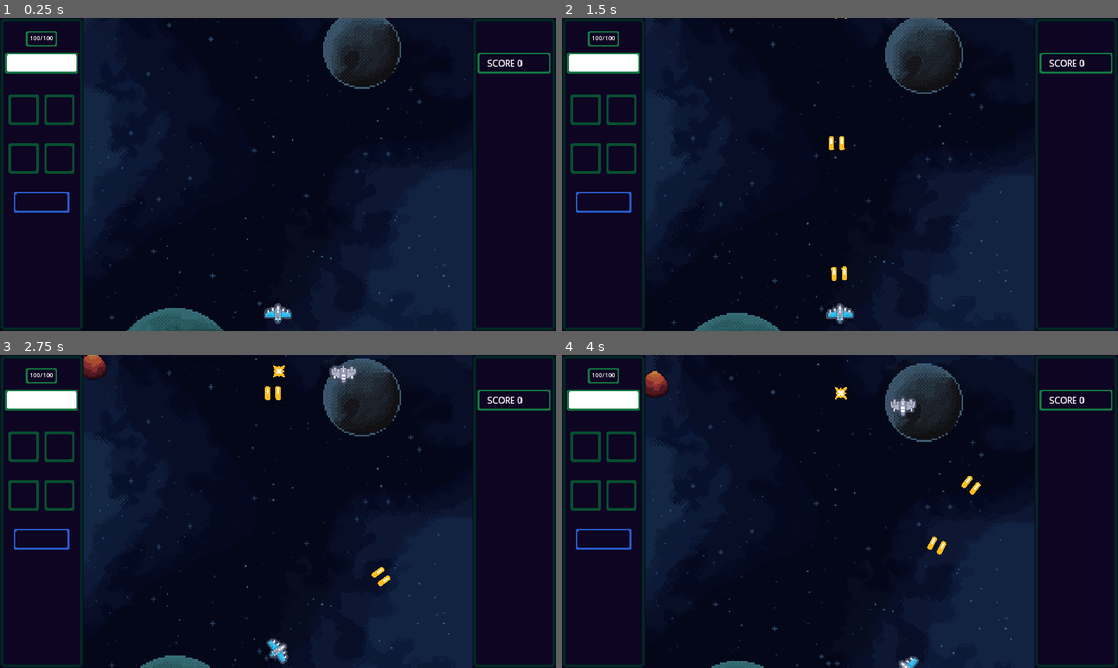
Above: before the commit, frames 1-4 (two rows, left to right).
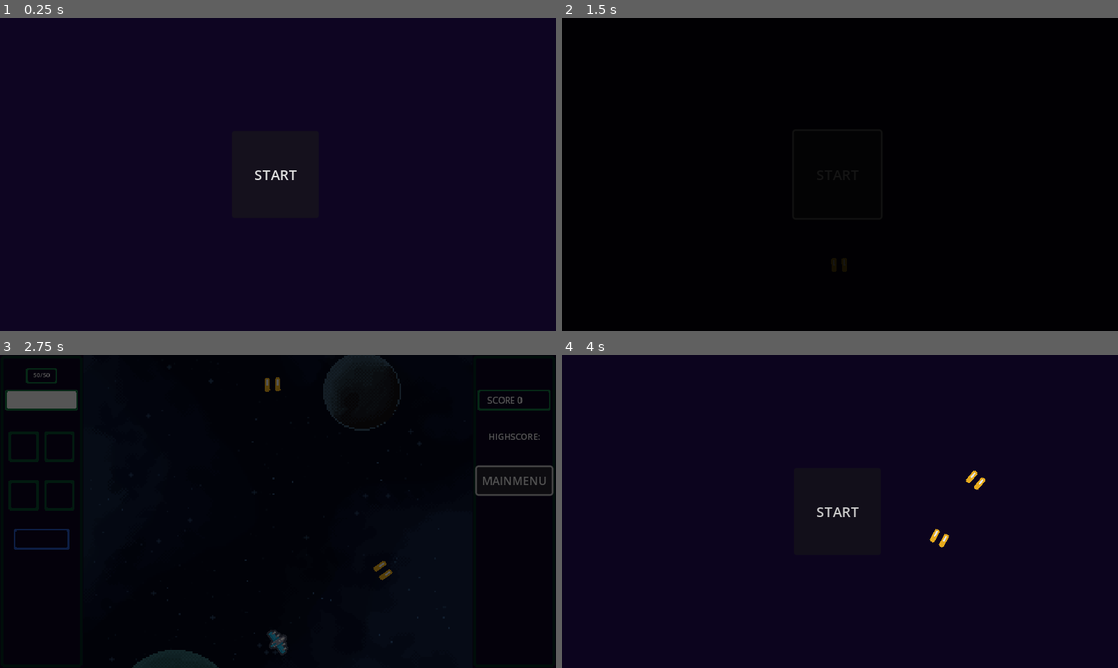
Above: after the commit, the same moments.

Repository: Deathofmatrix/23T3_GPG213_SHMUP
Game: Godot game, scene res://managers/scene_switcher.tscn
The game is run twice, just before and just after one commit, with the same random seed, the same clock (stepped at 60 frames per second) and the same inputs. Before the commit the project starts from res://levels/main_level.tscn. The engine's default icon, where the game draws it, is replaced by a stand-in: a white triangle on a blue panel in a dark square.
Inputs (mouse positions are in pixels of both pictures, inside the frame that each line leads up to):
- Up to frame 1 (0.25 s): no input
- Up to frame 2 (1.5 s): click (840, 174) at 0.5 s, where only the run after the commit has a clickable "START"; click (840, 174) at 1.25 s, where only the run after the commit has a clickable "START"
- Up to frame 3 (2.75 s): click (517, 480) at 2 s, where only the run after the commit has a clickable "MAINMENU"
- Up to frame 4 (4 s): move the mouse to (962, 495) at 2.77 s; press the mouse at (962, 495) at 2.78 s; hold D (right) 2.78-3.53 s; move the mouse to (728, 527) at 3.52 s; release the mouse at (728, 527) at 3.53 s; hold S (down) from 3.53 s (still down); right-click (728, 527) at 3.6 s

The runs differ from the first frame. In frame 1, 16% of the frame differs, in the area x 0-100%, y 0-100%; in frame 2, 73%; in frame 3, 37%; in frame 4, 19%.

Commit message:
Added Scene Changing
- Main Menu
- Game Over
- Scenes

Diff:
--- a/UI/hud.gd
+++ b/UI/hud.gd
@@ -1,37 +1,47 @@
 extends Control
 
+signal score_increased(current_score)
+
 @export var player_character: Player
+@export var level: Level
 
 var score = 0
-var current_max_health = 100
-var current_health = 100
+var _current_max_health = 100
+var _current_health = 100
 
 @onready var score_text = %ScoreText
+@onready var high_score_text = %HighScoreText
 @onready var health_bar = %HealthBar
 @onready var health_text = %HealthText
 
 func _ready():
+	_current_max_health = player_character.starting_max_health
+
 	EventManager.connect("enemy_destroyed", _on_enemy_destroyed)
 	score_text.text = "SCORE " + str(score)
+	emit_signal("score_increased", score)
 	update_health_bar()
+
 
 func _on_enemy_destroyed(_pos, points):
 	score += points
 	score_text.text = "SCORE " + str(score)
+	emit_signal("score_increased", score)
+	high_score_text.text = "HIGHSCORE:\n" + str(level.level_parameters.high_score)
 #	print(score)
 
 func update_health_bar():
-	health_bar.max_value = current_max_health
-	health_bar.value = current_health
+	health_bar.max_value = _current_max_health
+	health_bar.value = _current_health
 
-	health_text.text = str(current_health, "/", current_max_health)
+	health_text.text = str(_current_health, "/", _current_max_health)
 
 
 func _on_player_player_health_updated(health):
-	current_health = health
+	_current_health = health
 	update_health_bar()
 
 
 func _on_player_player_max_health_updated(max_health):
-	current_max_health = max_health
+	_current_max_health = max_health
 	update_health_bar()
--- a/UI/hud.tscn
+++ b/UI/hud.tscn
@@ -5,11 +5,11 @@
 [ext_resource type="Texture2D" uid="uid://bod6x7osmw61r" path="res://UI/BarFill.png" id="3_ugq3e"]
 [ext_resource type="Texture2D" uid="uid://8otolkdp2xj0" path="res://UI/RightGameUI.png" id="4_6yf2j"]
 
+[sub_resource type="LabelSettings" id="LabelSettings_rkrnn"]
+font_size = 7
+
 [sub_resource type="LabelSettings" id="LabelSettings_4ylym"]
 font_size = 10
-
-[sub_resource type="LabelSettings" id="LabelSettings_rkrnn"]
-font_size = 7
 
 [node name="HUD" type="Control"]
 layout_mode = 3
@@ -19,21 +19,6 @@
 grow_horizontal = 2
 grow_vertical = 2
 script = ExtResource("1_04bju")
-
-[node name="ScoreText" type="Label" parent="."]
-unique_name_in_owner = true
-top_level = true
-layout_mode = 1
-anchors_preset = 5
-anchor_left = 0.5
-anchor_right = 0.5
-offset_left = 241.0
-offset_top = 45.0
-offset_right = 337.0
-offset_bottom = 71.0
-grow_horizontal = 2
-text = "SCORE: 9999"
-label_settings = SubResource("LabelSettings_4ylym")
 
 [node name="LeftPanelContainer" type="PanelContainer" parent="."]
 layout_mode = 1
@@ -81,3 +66,38 @@
 [node name="RightBackground" type="TextureRect" parent="RightPanelContainer"]
 layout_mode = 2
 texture = ExtResource("4_6yf2j")
+
+[node name="ScoreText" type="Label" parent="RightPanelContainer/RightBackground"]
+unique_name_in_owner = true
+top_level = true
+layout_mode = 2
+anchor_left = 0.5
+anchor_right = 0.5
+offset_left = 241.0
+offset_top = 45.0
+offset_right = 337.0
+offset_bottom = 71.0
+grow_horizontal = 2
+text = "SCORE:"
+label_settings = SubResource("LabelSettings_4ylym")
+
+[node name="HighScoreText" type="Label" parent="RightPanelContainer/RightBackground"]
+unique_name_in_owner = true
+top_level = true
+layout_mode = 1
+anchors_preset = 7
+anchor_left = 0.5
+anchor_top = 1.0
+anchor_right = 0.5
+anchor_bottom = 1.0
+offset_left = 242.0
+offset_top = -282.0
+offset_right = 302.0
+offset_bottom = -248.0
+grow_horizontal = 2
+grow_vertical = 0
+text = "HIGHSCORE:
+"
+label_settings = SubResource("LabelSettings_4ylym")
+horizontal_alignment = 1
+vertical_alignment = 1
--- a/autoloads/global_player_info.gd
+++ b/autoloads/global_player_info.gd
@@ -1,3 +1,4 @@
 extends Node
 
-@export var player_position: Vector2 = Vector2.ZERO
+var player: Player
+var player_position: Vector2 = Vector2.ZERO
--- a/autoloads/scene_switcher.gd
+++ /dev/null
@@ -1,19 +0,0 @@
-extends Node
-
-var current_scene = null
-
-func _ready():
-	var root = get_tree().root
-	current_scene = root.get_child(root.get_child_count() - 1)
-
-
-func switch_scene(resource_path):
-	call_deferred("_deffered_switch_scene", resource_path)
-
-
-func _deffered_switch_scene(resource_path):
-	current_scene.free()
-	var s = load(resource_path)
-	current_scene = s.instantiate()
-	get_tree().root.add_child(current_scene)
-	get_tree().current_scene = current_scene
--- a/enemies/enemy_spawner.gd
+++ b/enemies/enemy_spawner.gd
@@ -19,6 +19,12 @@
 	min_x_spawn = marker_min_x_spawn.position.x
 	max_x_spawn = marker_max_x_spawn.position.x
 
+func _process(_delta):
+	if Time.get_ticks_msec()/1000 > 120:
+		$CreationTimer.wait_time = 0.5
+	elif Time.get_ticks_msec()/1000 > 60:
+		$CreationTimer.wait_time = 1
+
 
 func create_enemy(enemy_index: int):
 	var selected_position = Vector2(randf_range(min_x_spawn, max_x_spawn), 0)
--- a/enemies/follow_enemy.gd
+++ b/enemies/follow_enemy.gd
@@ -6,7 +6,7 @@
 
 func _process(_delta):
 	var direction = Vector2(0,1)
-	direction.x = global_position.direction_to(GlobalPlayerInfo.player_position).x
+	direction.x = global_position.direction_to(GlobalPlayerInfo.player_position).x * 2
 	velocity = direction * movement_speed
 	move_and_slide()
 
--- a/enemies/follow_enemy.tscn
+++ b/enemies/follow_enemy.tscn
@@ -14,12 +14,12 @@
 [sub_resource type="RectangleShape2D" id="RectangleShape2D_0h8my"]
 size = Vector2(28, 20)
 
+[sub_resource type="Animation" id="Animation_vjnb4"]
+length = 0.001
+
 [sub_resource type="Animation" id="Animation_4yxf3"]
 resource_name = "hit_flash"
 length = 0.2
-
-[sub_resource type="Animation" id="Animation_vjnb4"]
-length = 0.001
 
 [sub_resource type="AnimationLibrary" id="AnimationLibrary_sln50"]
 _data = {
@@ -33,7 +33,6 @@
 motion_mode = 1
 platform_on_leave = 2
 script = ExtResource("1_3qm14")
-movement_speed = 30
 
 [node name="Sprite2D" type="Sprite2D" parent="."]
 material = SubResource("ShaderMaterial_wixjh")
--- /dev/null
+++ b/levels/Scenes/GameOverController.gd
@@ -0,0 +1,7 @@
+extends Control
+
+@export var level: Level
+
+func _ready():
+	$TextureRect/Score.text = "SCORE\n" + str(level.level_parameters.current_score)
+	$TextureRect/HighScore.text = "HIGHSCORE\n" + str(level.level_parameters.high_score)
--- /dev/null
+++ b/levels/Scenes/level_01.tscn
@@ -0,0 +1,51 @@
+[gd_scene load_steps=8 format=3 uid="uid://bvjmp1skspd2m"]
+
+[ext_resource type="PackedScene" uid="uid://31dxe106neto" path="res://player/player.tscn" id="1_5a0w1"]
+[ext_resource type="Script" path="res://levels/level.gd" id="1_hrodq"]
+[ext_resource type="PackedScene" uid="uid://cq61d13iqc062" path="res://obstacles/obstacle_spawner.tscn" id="2_24k8o"]
+[ext_resource type="PackedScene" uid="uid://dw5gm0met1k0c" path="res://backgrounds/parallax_scrolling_scene.tscn" id="3_21dg8"]
+[ext_resource type="PackedScene" uid="uid://d8xrnob8i15r" path="res://UI/hud.tscn" id="4_64i7p"]
+[ext_resource type="PackedScene" uid="uid://b5s4k7dtq4xy7" path="res://enemies/enemy_spawner.tscn" id="5_nfb7c"]
+[ext_resource type="PackedScene" uid="uid://0uv3q6ylqes0" path="res://pickups/xp/xp_spawner.tscn" id="6_ac72y"]
+
+[node name="Level01" type="Node2D"]
+script = ExtResource("1_hrodq")
+level_name = "main_menu"
+
+[node name="Camera2D" type="Camera2D" parent="."]
+
+[node name="HUDCanvas" type="CanvasLayer" parent="."]
+
+[node name="HUD" parent="HUDCanvas" node_paths=PackedStringArray("player_character", "level") instance=ExtResource("4_64i7p")]
+player_character = NodePath("../../Player")
+level = NodePath("../..")
+metadata/_edit_use_anchors_ = true
+
+[node name="Button" type="Button" parent="HUDCanvas"]
+offset_left = 549.0
+offset_top = 129.0
+offset_right = 635.055
+offset_bottom = 160.0
+theme_override_font_sizes/font_size = 13
+text = "MAINMENU"
+metadata/_edit_use_anchors_ = true
+
+[node name="Player" parent="." instance=ExtResource("1_5a0w1")]
+position = Vector2(0, 150)
+rotation = -1.5708
+
+[node name="EnemySpawner" parent="." instance=ExtResource("5_nfb7c")]
+position = Vector2(-320, -180)
+
+[node name="obstacle_spawner" parent="." instance=ExtResource("2_24k8o")]
+position = Vector2(-320, -180)
+
+[node name="ParallaxScrollingScene" parent="." instance=ExtResource("3_21dg8")]
+
+[node name="XPSpawner" parent="." instance=ExtResource("6_ac72y")]
+
+[connection signal="score_increased" from="HUDCanvas/HUD" to="." method="_on_hud_score_increased"]
+[connection signal="pressed" from="HUDCanvas/Button" to="." method="_on_button_pressed"]
+[connection signal="player_health_updated" from="Player" to="HUDCanvas/HUD" method="_on_player_player_health_updated"]
+[connection signal="player_killed" from="Player" to="." method="_on_player_player_killed"]
+[connection signal="player_max_health_updated" from="Player" to="HUDCanvas/HUD" method="_on_player_player_max_health_updated"]
--- /dev/null
+++ b/levels/Scenes/level_game_over.tscn
@@ -0,0 +1,69 @@
+[gd_scene load_steps=4 format=3 uid="uid://bbdjg4nhoenp2"]
+
+[ext_resource type="Script" path="res://levels/level.gd" id="1_74kwj"]
+[ext_resource type="Texture2D" uid="uid://b4w4i485t05ij" path="res://levels/MainMenuBackground.png" id="2_efpfr"]
+[ext_resource type="Script" path="res://levels/Scenes/GameOverController.gd" id="2_sh1ts"]
+
+[node name="LevelGameOver" type="Node2D"]
+script = ExtResource("1_74kwj")
+level_name = "main_menu"
+
+[node name="GameOverController" type="Control" parent="." node_paths=PackedStringArray("level")]
+layout_mode = 3
+anchors_preset = 15
+anchor_right = 1.0
+anchor_bottom = 1.0
+grow_horizontal = 2
+grow_vertical = 2
+script = ExtResource("2_sh1ts")
+level = NodePath("..")
+
+[node name="TextureRect" type="TextureRect" parent="GameOverController"]
+layout_mode = 1
+anchors_preset = 15
+anchor_right = 1.0
+anchor_bottom = 1.0
+grow_horizontal = 2
+grow_vertical = 2
+texture = ExtResource("2_efpfr")
+
+[node name="Score" type="Label" parent="GameOverController/TextureRect"]
+layout_mode = 1
+anchors_preset = 5
+anchor_left = 0.5
+anchor_right = 0.5
+offset_left = -28.0
+offset_top = 52.115
+offset_right = 28.0
+offset_bottom = 78.115
+grow_horizontal = 2
+text = "Score:
+"
+horizontal_alignment = 1
+vertical_alignment = 1
+uppercase = true
+
+[node name="HighScore" type="Label" parent="GameOverController/TextureRect"]
+layout_mode = 1
+anchors_preset = 5
+anchor_left = 0.5
+anchor_right = 0.5
+offset_left = -46.0
+offset_top = 122.58
+offset_right = 46.0
+offset_bottom = 148.58
+grow_horizontal = 2
+text = "Highscore"
+horizontal_alignment = 1
+vertical_alignment = 1
+uppercase = true
+
+[node name="MainMenu" type="Button" parent="GameOverController/TextureRect"]
+layout_mode = 0
+offset_left = 268.0
+offset_top = 238.0
+offset_right = 372.0
+offset_bottom = 269.0
+text = "MAIN MENU"
+
+[connection signal="pressed" from="GameOverController/TextureRect/MainMenu" to="." method="_on_button_pressed"]
--- /dev/null
+++ b/levels/Scenes/level_main_menu.tscn
@@ -0,0 +1,35 @@
+[gd_scene load_steps=3 format=3 uid="uid://chmtr8bwhf6fl"]
+
+[ext_resource type="Script" path="res://levels/level.gd" id="1_cxskp"]
+[ext_resource type="Texture2D" uid="uid://b4w4i485t05ij" path="res://levels/MainMenuBackground.png" id="2_155o6"]
+
+[node name="LevelMainMenu" type="Node2D"]
+script = ExtResource("1_cxskp")
+level_name = "01"
+
+[node name="Control" type="Control" parent="."]
+layout_mode = 3
+anchors_preset = 15
+anchor_right = 1.0
+anchor_bottom = 1.0
+grow_horizontal = 2
+grow_vertical = 2
+
+[node name="TextureRect" type="TextureRect" parent="Control"]
+layout_mode = 1
+anchors_preset = 15
+anchor_right = 1.0
+anchor_bottom = 1.0
+grow_horizontal = 2
+grow_vertical = 2
+texture = ExtResource("2_155o6")
+
+[node name="Button" type="Button" parent="Control/TextureRect"]
+layout_mode = 0
+offset_left = 267.0
+offset_top = 130.0
+offset_right = 367.0
+offset_bottom = 230.0
+text = "START"
+
+[connection signal="pressed" from="Control/TextureRect/Button" to="." method="_on_button_pressed"]
--- /dev/null
+++ b/levels/level.gd
@@ -0,0 +1,36 @@
+class_name Level
+extends Node2D
+
+signal level_changed(level_name)
+
+@export var level_name: String = "level_name"
+
+var level_parameters: Dictionary = {
+	"current_score" : 0,
+	"high_score" : 0
+}
+
+func load_level_parameters(new_level_parameters: Dictionary):
+	level_parameters = new_level_parameters
+
+
+func cleanup():
+	queue_free()
+
+
+func load_level(level_to_change_to):
+	emit_signal("level_changed", level_to_change_to)
+
+
+func _on_button_pressed():
+	load_level(level_name)
+
+
+func _on_hud_score_increased(score):
+	level_parameters.current_score = score
+	if level_parameters.high_score < score:
+			level_parameters.high_score = score
+
+
+func _on_player_player_killed():
+	load_level("game_over")
--- a/levels/main_level.tscn
+++ /dev/null
@@ -1,38 +0,0 @@
-[gd_scene load_steps=8 format=3 uid="uid://bvjmp1skspd2m"]
-
-[ext_resource type="PackedScene" uid="uid://31dxe106neto" path="res://player/player.tscn" id="1_5a0w1"]
-[ext_resource type="PackedScene" uid="uid://cq61d13iqc062" path="res://obstacles/obstacle_spawner.tscn" id="2_24k8o"]
-[ext_resource type="PackedScene" uid="uid://dw5gm0met1k0c" path="res://backgrounds/parallax_scrolling_scene.tscn" id="3_21dg8"]
-[ext_resource type="PackedScene" uid="uid://d8xrnob8i15r" path="res://UI/hud.tscn" id="4_64i7p"]
-[ext_resource type="PackedScene" uid="uid://b5s4k7dtq4xy7" path="res://enemies/enemy_spawner.tscn" id="5_nfb7c"]
-[ext_resource type="PackedScene" uid="uid://0uv3q6ylqes0" path="res://manager/xp_spawner.tscn" id="6_ac72y"]
-[ext_resource type="PackedScene" uid="uid://bv1ao2jfrwb0j" path="res://manager/experience.tscn" id="6_kv2m3"]
-
-[node name="MainLevel" type="Node2D"]
-
-[node name="CanvasLayer" type="CanvasLayer" parent="."]
-
-[node name="HUD" parent="CanvasLayer" node_paths=PackedStringArray("player_character") instance=ExtResource("4_64i7p")]
-player_character = NodePath("../../Player")
-
-[node name="Camera2D" type="Camera2D" parent="."]
-
-[node name="Player" parent="." instance=ExtResource("1_5a0w1")]
-position = Vector2(0, 160)
-rotation = -1.5708
-
-[node name="EnemySpawner" parent="." instance=ExtResource("5_nfb7c")]
-position = Vector2(-320, -180)
-
-[node name="obstacle_spawner" parent="." instance=ExtResource("2_24k8o")]
-position = Vector2(-320, -180)
-
-[node name="ParallaxScrollingScene" parent="." instance=ExtResource("3_21dg8")]
-
-[node name="XPSpawner" parent="." instance=ExtResource("6_ac72y")]
-
-[node name="Experience" parent="." instance=ExtResource("6_kv2m3")]
-position = Vector2(1, -216)
-
-[connection signal="player_health_updated" from="Player" to="CanvasLayer/HUD" method="_on_player_player_health_updated"]
-[connection signal="player_max_health_updated" from="Player" to="CanvasLayer/HUD" method="_on_player_player_max_health_updated"]
--- /dev/null
+++ b/managers/scene_switcher.gd
@@ -0,0 +1,48 @@
+extends Node
+
+var next_level: Level
+
+@onready var current_level = $MainMenu
+@onready var animation_player = $AnimationPlayer
+
+func _ready():
+	current_level.connect("level_changed", handle_level_changed)
+
+
+func handle_level_changed(next_level_name: String):
+#	var next_level_name: String
+#
+#	match current_level_name:
+#		"main_menu":
+#			next_level_name = "01"
+#		"01":
+#			next_level_name = "main_menu"
+#		_:
+#			print("invalid level name: " + current_level_name)
+#			return
+
+	next_level = load("res://levels/Scenes/level_" + next_level_name + ".tscn").instantiate()
+
+	for child in next_level.get_children():
+		child.hide()
+
+	call_deferred("add_child", next_level)
+	animation_player.play("fade_to_black")
+	next_level.connect("level_changed", handle_level_changed)
+	transfer_data_between_scenes(current_level, next_level)
+
+
+func transfer_data_between_scenes(old_scene, new_scene):
+	new_scene.load_level_parameters(old_scene.level_parameters)
+
+func _on_animation_player_animation_finished(anim_name):
+	match anim_name:
+		"fade_to_black":
+			current_level.cleanup()
+			current_level = next_level
+
+			for child in current_level.get_children():
+				child.show()
+
+			next_level = null
+			animation_player.play("fade_from_black")
--- /dev/null
+++ b/managers/scene_switcher.tscn
@@ -0,0 +1,66 @@
+[gd_scene load_steps=6 format=3 uid="uid://vey1n70ka1f0"]
+
+[ext_resource type="Script" path="res://managers/scene_switcher.gd" id="1_2smtc"]
+[ext_resource type="PackedScene" uid="uid://chmtr8bwhf6fl" path="res://levels/Scenes/level_main_menu.tscn" id="2_aawdc"]
+
+[sub_resource type="Animation" id="Animation_n447f"]
+resource_name = "fade_in"
+tracks/0/type = "value"
+tracks/0/imported = false
+tracks/0/enabled = true
+tracks/0/path = NodePath("OverlayLayer/OverlayColour:color")
+tracks/0/interp = 1
+tracks/0/loop_wrap = true
+tracks/0/keys = {
+"times": PackedFloat32Array(0, 1),
+"transitions": PackedFloat32Array(1, 1),
+"update": 0,
+"values": [Color(0, 0, 0, 0), Color(0, 0, 0, 1)]
+}
+
+[sub_resource type="Animation" id="Animation_3gf8h"]
+resource_name = "fade_from_black"
+tracks/0/type = "value"
+tracks/0/imported = false
+tracks/0/enabled = true
+tracks/0/path = NodePath("OverlayLayer/OverlayColour:color")
+tracks/0/interp = 1
+tracks/0/loop_wrap = true
+tracks/0/keys = {
+"times": PackedFloat32Array(0, 1),
+"transitions": PackedFloat32Array(1, 1),
+"update": 0,
+"values": [Color(0, 0, 0, 1), Color(0, 0, 0, 0)]
+}
+
+[sub_resource type="AnimationLibrary" id="AnimationLibrary_3lp5w"]
+_data = {
+"fade_from_black": SubResource("Animation_3gf8h"),
+"fade_to_black": SubResource("Animation_n447f")
+}
+
+[node name="SceneSwitcher" type="Node"]
+script = ExtResource("1_2smtc")
+
+[node name="Camera2D" type="Camera2D" parent="."]
+
+[node name="OverlayLayer" type="CanvasLayer" parent="."]
+layer = 128
+
+[node name="OverlayColour" type="ColorRect" parent="OverlayLayer"]
+anchors_preset = 15
+anchor_right = 1.0
+anchor_bottom = 1.0
+grow_horizontal = 2
+grow_vertical = 2
+mouse_filter = 2
+color = Color(0, 0, 0, 0)
+
+[node name="MainMenu" parent="." instance=ExtResource("2_aawdc")]
+
+[node name="AnimationPlayer" type="AnimationPlayer" parent="."]
+libraries = {
+"": SubResource("AnimationLibrary_3lp5w")
+}
+
+[connection signal="animation_finished" from="AnimationPlayer" to="." method="_on_animation_player_animation_finished"]
--- a/manager/experience.gd
+++ b/pickups/xp/experience.gd
@@ -1,8 +1,10 @@
 extends Area2D
 
 @export var speed = 100
+
 var direction = Vector2.DOWN
 var is_collected = false
+
 
 func _physics_process(delta):
 	if is_collected:
--- a/manager/experience.tscn
+++ b/pickups/xp/experience.tscn
@@ -1,7 +1,7 @@
 [gd_scene load_steps=4 format=3 uid="uid://bv1ao2jfrwb0j"]
 
-[ext_resource type="Texture2D" uid="uid://d1h1oergndqbi" path="res://tilemaps/tiles.png" id="1_sqrpt"]
-[ext_resource type="Script" path="res://manager/experience.gd" id="1_t1vsi"]
+[ext_resource type="Script" path="res://pickups/xp/experience.gd" id="1_7s31r"]
+[ext_resource type="Texture2D" uid="uid://d1h1oergndqbi" path="res://tilemaps/tiles.png" id="2_jkdhv"]
 
 [sub_resource type="CircleShape2D" id="CircleShape2D_5pah0"]
 radius = 11.0
@@ -9,11 +9,11 @@
 [node name="Experience" type="Area2D"]
 collision_layer = 32
 monitoring = false
-script = ExtResource("1_t1vsi")
+script = ExtResource("1_7s31r")
 speed = 20
 
 [node name="Sprite2D" type="Sprite2D" parent="."]
-texture = ExtResource("1_sqrpt")
+texture = ExtResource("2_jkdhv")
 region_enabled = true
 region_rect = Rect2(85, 0, 16, 16)
 
--- a/manager/xp_spawner.gd
+++ b/pickups/xp/xp_spawner.gd
@@ -1,6 +1,6 @@
 extends Node2D
 
-var ExperienceScene = preload("res://manager/experience.tscn")
+var ExperienceScene = preload("res://pickups/xp/experience.tscn")
 
 @onready var all_experience = %AllExperience
 
--- a/manager/xp_spawner.tscn
+++ b/pickups/xp/xp_spawner.tscn
@@ -1,9 +1,9 @@
 [gd_scene load_steps=2 format=3 uid="uid://0uv3q6ylqes0"]
 
-[ext_resource type="Script" path="res://manager/xp_spawner.gd" id="1_atpfw"]
+[ext_resource type="Script" path="res://pickups/xp/xp_spawner.gd" id="1_yoi41"]
 
 [node name="XPSpawner" type="Node2D"]
-script = ExtResource("1_atpfw")
+script = ExtResource("1_yoi41")
 
 [node name="AllExperience" type="Node2D" parent="."]
 unique_name_in_owner = true
--- a/player/hit_flash_shader.tres
+++ b/player/hit_flash_shader.tres
@@ -60,16 +60,16 @@
 
 }
 "
-graph_offset = Vector2(-265, -42)
+graph_offset = Vector2(-413, 32)
 mode = 1
 flags/light_only = false
-nodes/fragment/0/position = Vector2(500, 140)
+nodes/fragment/0/position = Vector2(540, 360)
 nodes/fragment/2/node = SubResource("VisualShaderNodeColorParameter_d65pw")
 nodes/fragment/2/position = Vector2(-80, 260)
 nodes/fragment/3/node = SubResource("VisualShaderNodeBooleanParameter_htfdn")
 nodes/fragment/3/position = Vector2(-80, 80)
 nodes/fragment/4/node = SubResource("VisualShaderNodeIf_t732h")
-nodes/fragment/4/position = Vector2(280, 140)
+nodes/fragment/4/position = Vector2(300, 360)
 nodes/fragment/5/node = SubResource("VisualShaderNodeInput_thj34")
 nodes/fragment/5/position = Vector2(-140, 480)
 nodes/fragment/connections = PackedInt32Array(3, 0, 4, 0, 2, 0, 4, 3, 4, 0, 0, 0, 5, 0, 4, 5, 5, 0, 4, 4)
--- a/player/player.gd
+++ b/player/player.gd
@@ -3,6 +3,7 @@
 
 signal player_health_updated(health)
 signal player_max_health_updated(max_health)
+signal player_killed
 
 @export var health_system: HealthSystem
 @export var movement_data: MovementData
@@ -19,7 +20,7 @@
 
 func _ready():
 	weapons.append(current_weapons.get_child(0))
-	movement_data._testing()
+	GlobalPlayerInfo.player = self
 	health_system.change_max_health(starting_max_health)
 
 
@@ -103,3 +104,7 @@
 	area.is_collected = true
 	await get_tree().create_timer(0.2).timeout
 	area.queue_free()
+
+
+func _on_health_system_killed():
+	emit_signal("player_killed")
--- a/player/player.tscn
+++ b/player/player.tscn
@@ -67,6 +67,7 @@
 script = ExtResource("1_d1dy8")
 health_system = NodePath("HealthSystem")
 movement_data = ExtResource("2_5ltf7")
+starting_max_health = 50
 
 [node name="ShipSprite" type="Sprite2D" parent="."]
 unique_name_in_owner = true
@@ -107,5 +108,6 @@
 
 [connection signal="area_entered" from="XPCollector" to="." method="_on_xp_collector_area_entered"]
 [connection signal="health_updated" from="HealthSystem" to="." method="_on_health_system_health_updated"]
+[connection signal="killed" from="HealthSystem" to="." method="_on_health_system_killed"]
 [connection signal="max_health_updated" from="HealthSystem" to="." method="_on_health_system_max_health_updated"]
 [connection signal="body_entered" from="HitBox" to="." method="_on_hit_box_body_entered"]
--- a/project.godot
+++ b/project.godot
@@ -11,14 +11,13 @@
 [application]
 
 config/name="space shmup"
-run/main_scene="res://levels/main_level.tscn"
+run/main_scene="res://managers/scene_switcher.tscn"
 config/features=PackedStringArray("4.1", "Mobile")
 config/icon="res://icon.svg"
 
 [autoload]
 
 GlobalPlayerInfo="*res://autoloads/global_player_info.gd"
-SceneSwitcher="*res://autoloads/scene_switcher.gd"
 EventManager="*res://autoloads/event_manager.gd"
 
 [display]
--- a/shaders/hit_flash_shader.tres
+++ b/shaders/hit_flash_shader.tres
@@ -61,7 +61,6 @@
 
 }
 "
-graph_offset = Vector2(-265, -42)
 mode = 1
 flags/light_only = false
 nodes/fragment/0/position = Vector2(500, 140)
Binary file added: levels/MainMenuBackground.png
Not shown, added: levels/MainMenuBackground.png.import
